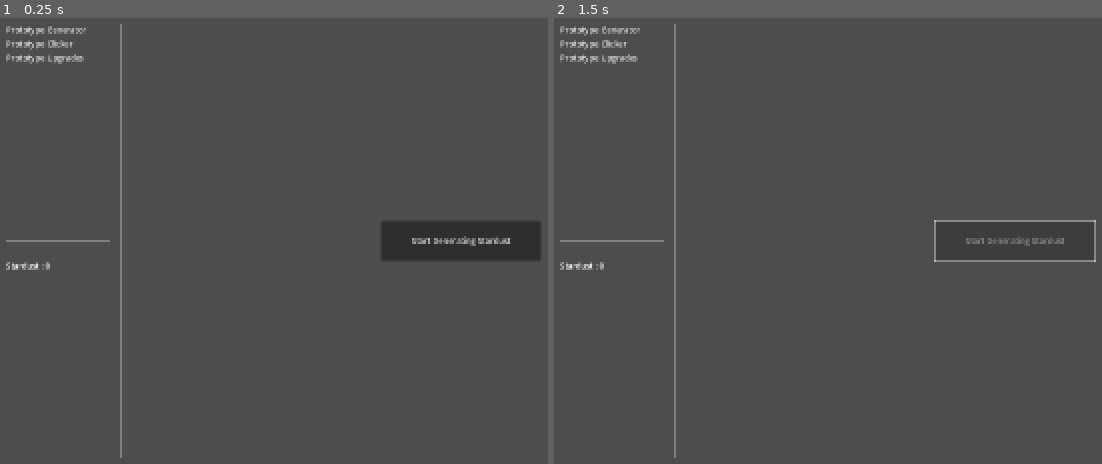
Above: before the commit, frames 1-2 (left to right).
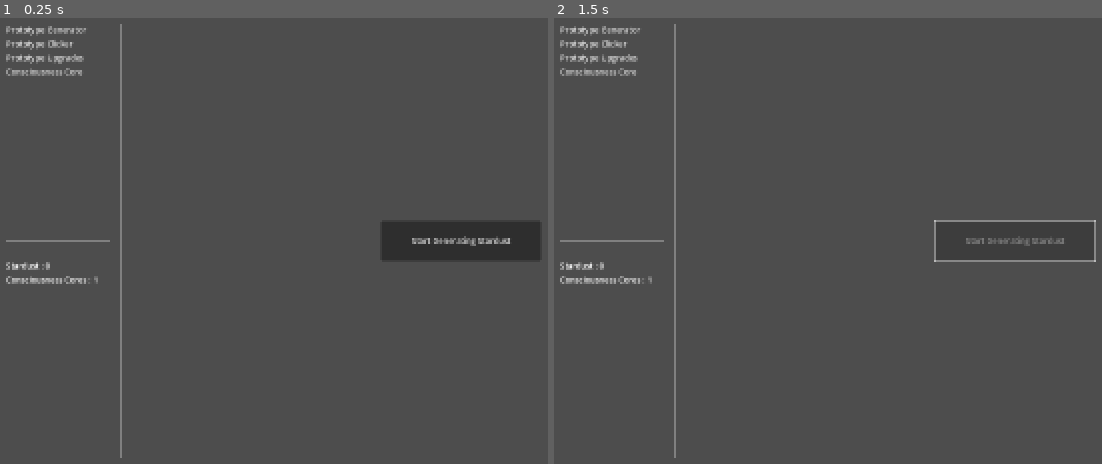
Above: after the commit, the same moments.

Repository: crozomo/clicker-prototype
Game: Godot game, scene res://scenes/game/game.tscn
Same seed, same stepped clock (60 frames per second), same inputs: the game is played once before the commit and once after it.
Inputs:
- Up to frame 1 (0.25 s): no input
- Up to frame 2 (1.5 s): click "Start Generating Stardust" at 0.5 s; tap Enter at 1.25 s

The runs differ from the first frame. In frame 1, 0.3% of the frame differs, in the area x 1-18%, y 11-60%; in frame 2, 0.3%.

Commit message:
patch 4
added consciousness core view

Diff:
--- a/clicker-prototype/scenes/game/game.tscn
+++ b/clicker-prototype/scenes/game/game.tscn
@@ -1,8 +1,9 @@
-[gd_scene load_steps=4 format=3 uid="uid://nrddw36sygkb"]
+[gd_scene load_steps=5 format=3 uid="uid://nrddw36sygkb"]
 
 [ext_resource type="Script" uid="uid://ogxdld6tn3gu" path="res://scenes/game/game.gd" id="1_sul5r"]
 [ext_resource type="Script" uid="uid://da63w5vh08brt" path="res://scripts/handlers/handler_stardust.gd" id="2_0sr1o"]
 [ext_resource type="PackedScene" uid="uid://botgxxxwctdmd" path="res://scenes/user_interface/user_interface.tscn" id="2_7h61r"]
+[ext_resource type="Script" uid="uid://b54crr0mlkd81" path="res://scripts/handlers/handler_consciousness_core.gd" id="3_kelw5"]
 
 [node name="Game" type="Node"]
 script = ExtResource("1_sul5r")
@@ -12,6 +13,9 @@
 [node name="Stardust" type="Node" parent="Handlers"]
 script = ExtResource("2_0sr1o")
 
+[node name="ConsciousnessCore" type="Node" parent="Handlers"]
+script = ExtResource("3_kelw5")
+
 [node name="SaveTimer" type="Timer" parent="."]
 wait_time = 5.0
 autostart = true
--- /dev/null
+++ b/clicker-prototype/scenes/user_interface/consciousness_core_label.gd
@@ -0,0 +1,13 @@
+class_name LabelConsciousnessCore
+extends Label
+## Displays current amount of consciousness cores
+
+## Connecting signals
+func _ready() -> void:
+	update_text()
+	HandlerConsciousnessCore.ref.consciousness_core_created.connect(update_text)
+	HandlerConsciousnessCore.ref.consciousness_core_consumed.connect(update_text)
+
+## Update text for current amount of consciousness cores
+func update_text(_quantity : int = -1) -> void:
+	text = "Consciousness Cores : %s" %HandlerConsciousnessCore.ref.consciousness_core()
--- a/clicker-prototype/scenes/user_interface/user_interface.gd
+++ b/clicker-prototype/scenes/user_interface/user_interface.gd
@@ -7,6 +7,7 @@
 	PROTOTYPE_GENERATOR,
 	PROTOTYPE_CLICKER,
 	PROTOTYPE_UPGRADES,
+	CONSCIOUSNESS_CORE,
 }
 
 #emitted when navigation requested
@@ -21,6 +22,10 @@
 func _on_prototype_clicker_link_pressed() -> void:
 	navigation_requested.emit(Views.PROTOTYPE_CLICKER)
 
-#triggered whwn upgrades link is clicked
+#triggered when upgrades link is clicked
 func _on_prototype_upgrades_link_pressed() -> void:
 	navigation_requested.emit(Views.PROTOTYPE_UPGRADES)
+
+#triggered when consciousness core link is clicked
+func _on_consciousness_core_link_pressed() -> void:
+	navigation_requested.emit(Views.CONSCIOUSNESS_CORE)
--- a/clicker-prototype/scenes/user_interface/user_interface.tscn
+++ b/clicker-prototype/scenes/user_interface/user_interface.tscn
@@ -1,10 +1,12 @@
-[gd_scene load_steps=6 format=3 uid="uid://botgxxxwctdmd"]
+[gd_scene load_steps=8 format=3 uid="uid://botgxxxwctdmd"]
 
 [ext_resource type="Script" uid="uid://bqygn1wu00kvf" path="res://scenes/user_interface/user_interface.gd" id="1_e2uov"]
 [ext_resource type="PackedScene" uid="uid://c05b1em7bro5" path="res://scenes/prototypes/generator/prototype_generator.tscn" id="1_yqwyh"]
 [ext_resource type="Script" uid="uid://ctd2u7kev7ifv" path="res://scenes/user_interface/stardust_label.gd" id="2_2dtu1"]
 [ext_resource type="PackedScene" uid="uid://b5ic6j1qqmbav" path="res://scenes/prototypes/clicker/prototype_clicker.tscn" id="2_cj8yd"]
+[ext_resource type="Script" uid="uid://b6e6ttqoji424" path="res://scenes/user_interface/consciousness_core_label.gd" id="3_6xuti"]
 [ext_resource type="PackedScene" uid="uid://u4ht0nk8mhe4" path="res://scenes/prototypes/upgrades/prototype_upgrades.tscn" id="5_f1hci"]
+[ext_resource type="PackedScene" uid="uid://k4b2381brtr6" path="res://scenes/views/consciousness_core/consciousness_core_view.tscn" id="6_pvt6f"]
 
 [node name="UserInterface" type="Control"]
 layout_mode = 3
@@ -66,6 +68,10 @@
 layout_mode = 2
 text = "Prototype Upgrades"
 
+[node name="ConsciousnessCoreLink" type="LinkButton" parent="HBoxContainer/LeftPanel/VBoxContainer/Navigator/MarginContainer/VBoxContainer"]
+layout_mode = 2
+text = "Consciousness Core"
+
 [node name="MarginContainer" type="MarginContainer" parent="HBoxContainer/LeftPanel/VBoxContainer"]
 layout_mode = 2
 theme_override_constants/margin_left = 16
@@ -100,6 +106,10 @@
 text = "Stardust : null"
 script = ExtResource("2_2dtu1")
 
+[node name="ConsciousnessCoreLabel" type="Label" parent="HBoxContainer/LeftPanel/VBoxContainer/Resources/MarginContainer/VBoxContainer"]
+layout_mode = 2
+script = ExtResource("3_6xuti")
+
 [node name="MarginContainer" type="MarginContainer" parent="HBoxContainer"]
 layout_mode = 2
 theme_override_constants/margin_top = 16
@@ -128,6 +138,13 @@
 view = 2
 user_interface = NodePath("../../..")
 
+[node name="ConsciousnessCoreView" parent="HBoxContainer/MainView" node_paths=PackedStringArray("user_interface") instance=ExtResource("6_pvt6f")]
+visible = false
+layout_mode = 1
+view = 3
+user_interface = NodePath("../../..")
+
 [connection signal="pressed" from="HBoxContainer/LeftPanel/VBoxContainer/Navigator/MarginContainer/VBoxContainer/PrototypeGeneratorLink" to="." method="_on_prototype_generator_link_pressed"]
 [connection signal="pressed" from="HBoxContainer/LeftPanel/VBoxContainer/Navigator/MarginContainer/VBoxContainer/PrototypeClickerLink" to="." method="_on_prototype_clicker_link_pressed"]
 [connection signal="pressed" from="HBoxContainer/LeftPanel/VBoxContainer/Navigator/MarginContainer/VBoxContainer/PrototypeUpgradesLink" to="." method="_on_prototype_upgrades_link_pressed"]
+[connection signal="pressed" from="HBoxContainer/LeftPanel/VBoxContainer/Navigator/MarginContainer/VBoxContainer/ConsciousnessCoreLink" to="." method="_on_consciousness_core_link_pressed"]
--- /dev/null
+++ b/clicker-prototype/scenes/views/consciousness_core/consciousness_core_view.gd
@@ -0,0 +1,9 @@
+class_name ViewConsciousnessCore
+extends View
+## View displaying upgrades purchasable with consciousness core
+
+
+## Init visibility
+func _ready() -> void:
+	super()
+	visible = false
--- /dev/null
+++ b/clicker-prototype/scenes/views/consciousness_core/consciousness_core_view.tscn
@@ -0,0 +1,28 @@
+[gd_scene load_steps=2 format=3 uid="uid://k4b2381brtr6"]
+
+[ext_resource type="Script" uid="uid://beolu1n41wbt5" path="res://scenes/views/consciousness_core/consciousness_core_view.gd" id="1_xw0wy"]
+
+[node name="ConsciousnessCoreView" type="Control"]
+layout_mode = 3
+anchors_preset = 15
+anchor_right = 1.0
+anchor_bottom = 1.0
+grow_horizontal = 2
+grow_vertical = 2
+script = ExtResource("1_xw0wy")
+
+[node name="Label" type="Label" parent="."]
+layout_mode = 1
+anchors_preset = 8
+anchor_left = 0.5
+anchor_top = 0.5
+anchor_right = 0.5
+anchor_bottom = 0.5
+offset_left = -20.0
+offset_top = -11.5
+offset_right = 20.0
+offset_bottom = 11.5
+grow_horizontal = 2
+grow_vertical = 2
+theme_type_variation = &"HeaderLarge"
+text = "Consciousness Core View"
--- a/clicker-prototype/scripts/data/data.gd
+++ b/clicker-prototype/scripts/data/data.gd
@@ -4,5 +4,9 @@
 
 ## Current amount of stardust available
 @export var stardust : int = 0
+
+## Current amount of consciousness core available
+@export var consciousness_core : int = 1
+
 ## Upgrade 01 current level
 @export var up_01_level : int = 0
--- a/clicker-prototype/scripts/data/save_system.gd
+++ b/clicker-prototype/scripts/data/save_system.gd
@@ -4,7 +4,7 @@
 ## Path of Save/Load file
 const PATH : String = "user://save.tres"
 ## Whether or not we should load the game
-const SHOULD_LOAD : bool = true
+const SHOULD_LOAD : bool = false #true to load save. false to not load save
 
 
 ## Saves Game.ref.data object in a save file
--- /dev/null
+++ b/clicker-prototype/scripts/handlers/handler_consciousness_core.gd
@@ -0,0 +1,37 @@
+class_name HandlerConsciousnessCore
+extends Node
+## Manages Consciousness Core and related signals
+
+static var ref : HandlerConsciousnessCore
+
+## Singleton Ref
+func _enter_tree() -> void:
+	if not ref:
+		ref = self
+		return
+
+	queue_free()
+
+
+## Emitted when consciousness core is created/consumed
+signal consciousness_core_created(quantity : int)
+signal consciousness_core_consumed(quantity : int)
+
+## Get current amount of consciousness cores
+func consciousness_core() -> int:
+	return Game.ref.data.consciousness_core
+
+## Create a specific amount of consciousness cores
+func create_consciousness_core(quantity : int) -> void:
+	Game.ref.data.consciousness_core += quantity
+	consciousness_core_created.emit(quantity)
+
+## Consume a specific amount of consciousness cores
+func consume_consciousness_core(quantity : int) -> Error:
+	if quantity > Game.ref.data.consciousness_core:
+		return Error.FAILED
+
+	Game.ref.data.consciousness_core -= quantity
+	consciousness_core_consumed.emit(quantity)
+
+	return Error.OK
--- a/clicker-prototype/scripts/handlers/handler_stardust.gd
+++ b/clicker-prototype/scripts/handlers/handler_stardust.gd
@@ -4,7 +4,7 @@
 
 static var ref : HandlerStardust
 
-
+## Singleton Ref
 func _enter_tree() -> void:
 	if not ref:
 		ref = self
Not shown, added: clicker-prototype/scenes/user_interface/consciousness_core_label.gd.uid
Not shown, added: clicker-prototype/scenes/views/consciousness_core/consciousness_core_view.gd.uid
Not shown, added: clicker-prototype/scripts/handlers/handler_consciousness_core.gd.uid
